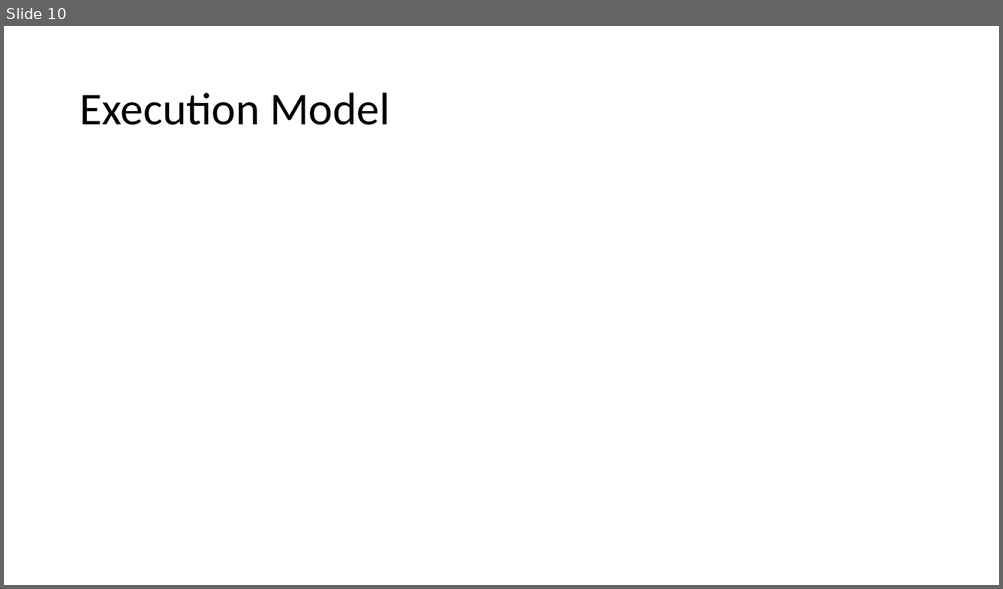
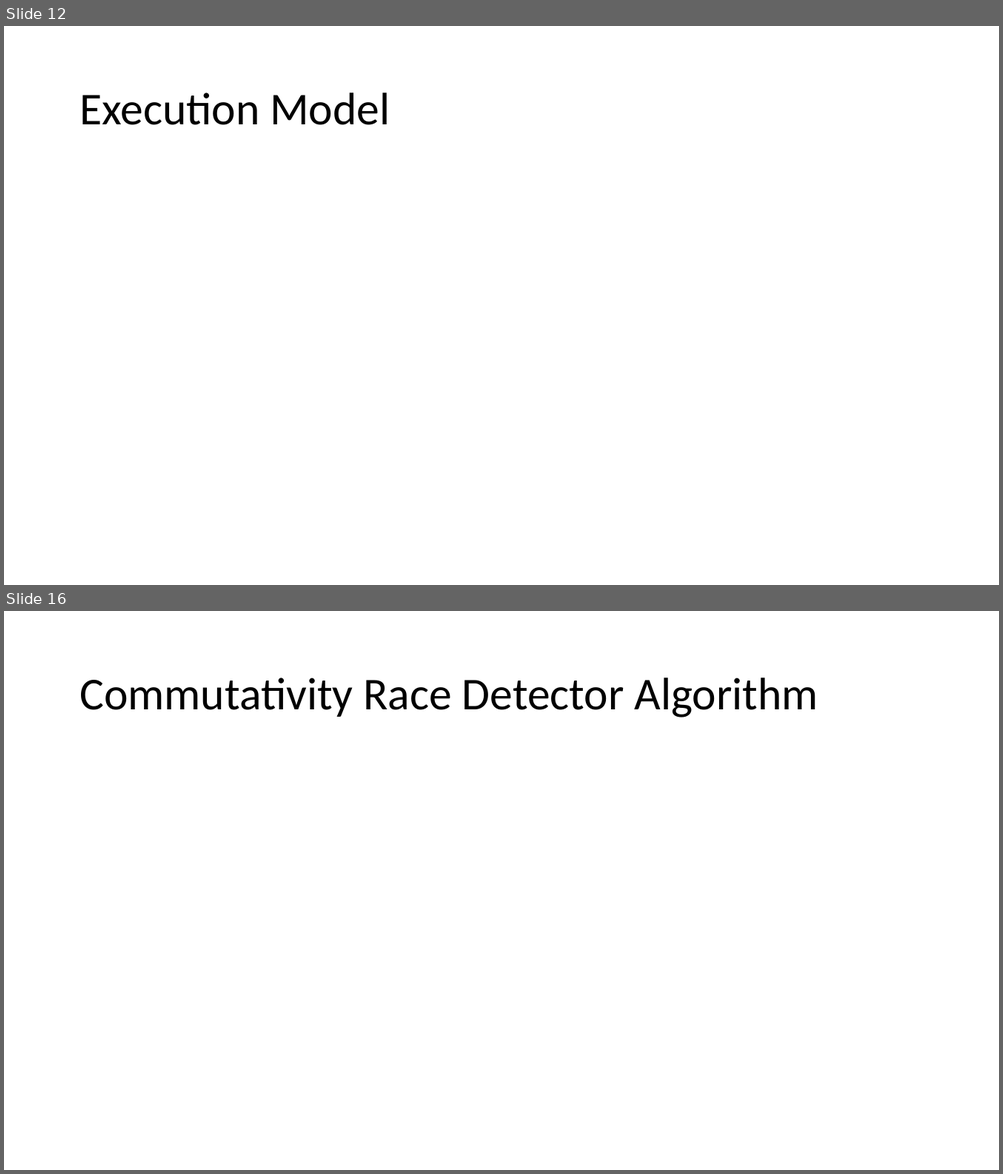
Before and after one commit to xiaohe27/Tasks, a slide deck: Slides/qual-presentation.ppt. Shown one above the other, each under a label of ours: slide 10 before the commit, slides 12 and 16 after it; the slides between them are not shown. The pictures are 1003x589 and 1003x1174 pixels, drawn with LibreOffice and Linux fonts; fonts in the diff are those of the drawing. Boxes give left, top, right and bottom in pixels: in the first picture for what was removed or moved away, otherwise in the second. Text is boxed around its words. In the diff, an @@ line names an element or a change of style, - is before the commit and + after.

```diff
--- a/Slides/qual-presentation.ppt
+++ b/Slides/qual-presentation.ppt
@@ slide 16 added at bbox=[4, 611, 999, 1170], background #FFFFFF @@
@@ title added at bbox=[79, 678, 818, 718], 44 pt, text #000000 @@
+Commutativity Race Detector Algorithm
@@ what was slide 10 is now slide 12 @@
```
Also in this commit, not shown: 1 slide changed, 8 other slides added, 1 slide removed.
